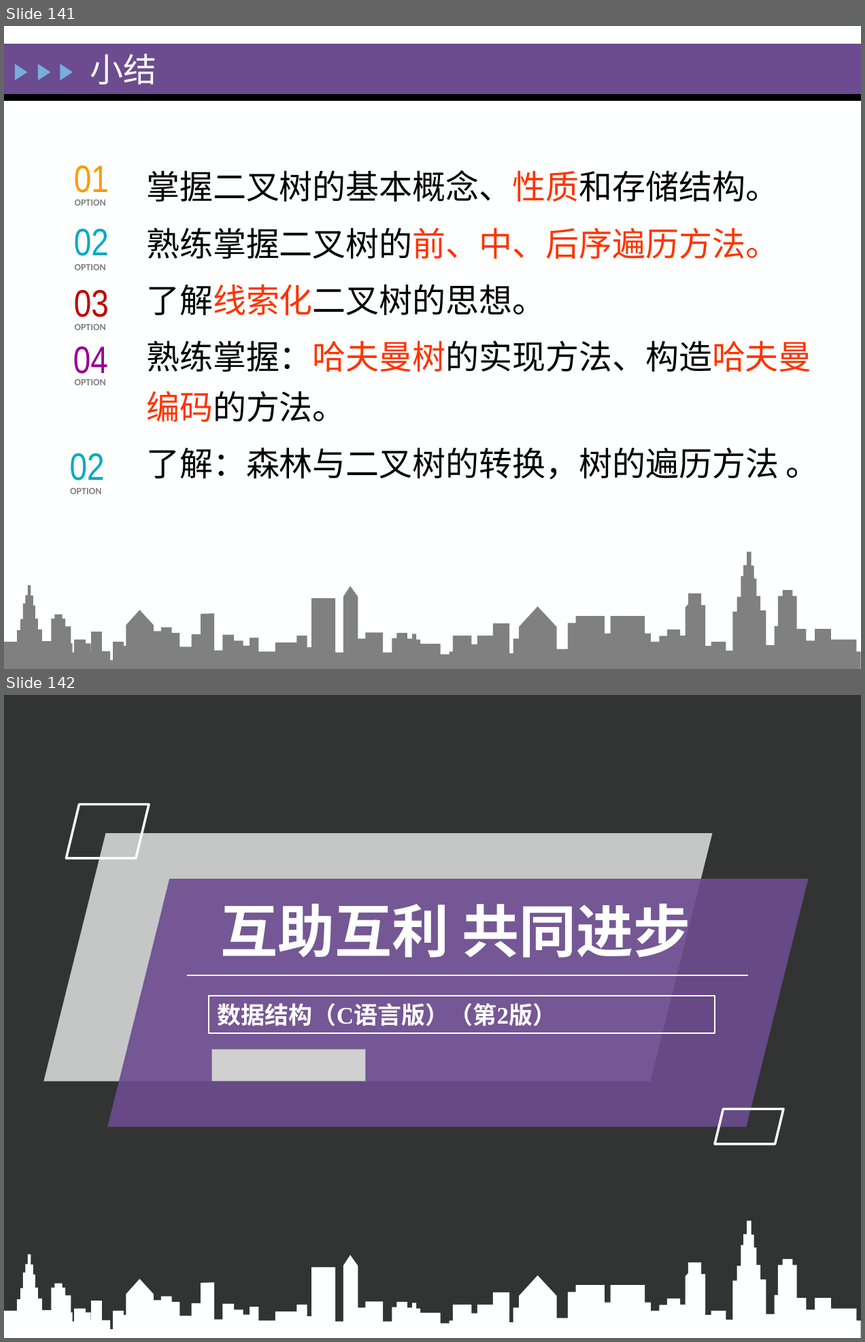
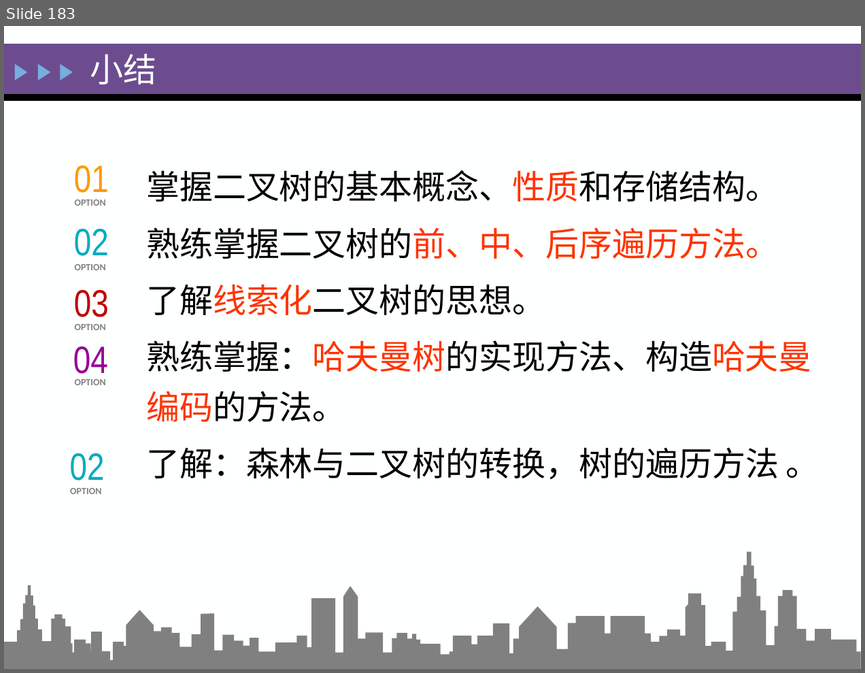
Before and after one commit to zeemeil/zeemeil.github.io, a slide deck: files/2025_1_DS/0402_DS_Tree.pptx. Shown one above the other, each under a label of ours: slides 141 and 142 before the commit, slide 183 after it. The pictures are 865x1342 and 865x673 pixels, drawn with LibreOffice and Linux fonts; fonts in the diff are those of the drawing; grey boxes stand for pictures. Boxes give left, top, right and bottom in pixels: in the first picture for what was removed or moved away, otherwise in the second. Text is boxed around its words. In the diff, an @@ line names an element or a change of style, - is before the commit and + after.

```diff
--- a/files/2025_1_DS/0402_DS_Tree.pptx
+++ b/files/2025_1_DS/0402_DS_Tree.pptx
@@ slide 142 removed at (4, 695, 861, 1338), background #000000 @@
@@ rectangle removed at (4, 695, 861, 1338) @@
@@ parallelogram removed at (67, 804, 150, 859) @@
@@ parallelogram removed at (43, 833, 712, 1081) @@
@@ parallelogram removed at (107, 879, 808, 1126) @@
@@ text removed at (220, 903, 690, 957) @@
-互助互利 共同进步
@@ line removed from (188, 975) to (748, 975) @@
@@ rectangle removed at (209, 996, 715, 1034) @@
-数据结构（C语言版）（第2版）
@@ picture removed at (212, 1049, 366, 1081) @@
@@ parallelogram removed at (715, 1109, 783, 1144) @@
@@ freeform shape removed at (4, 1220, 861, 1338) @@
@@ what was slide 141 is now slide 183 @@
```
Also in this commit, not shown: 13 slides changed, 42 slides added, 2 other slides removed, 15 other files.
